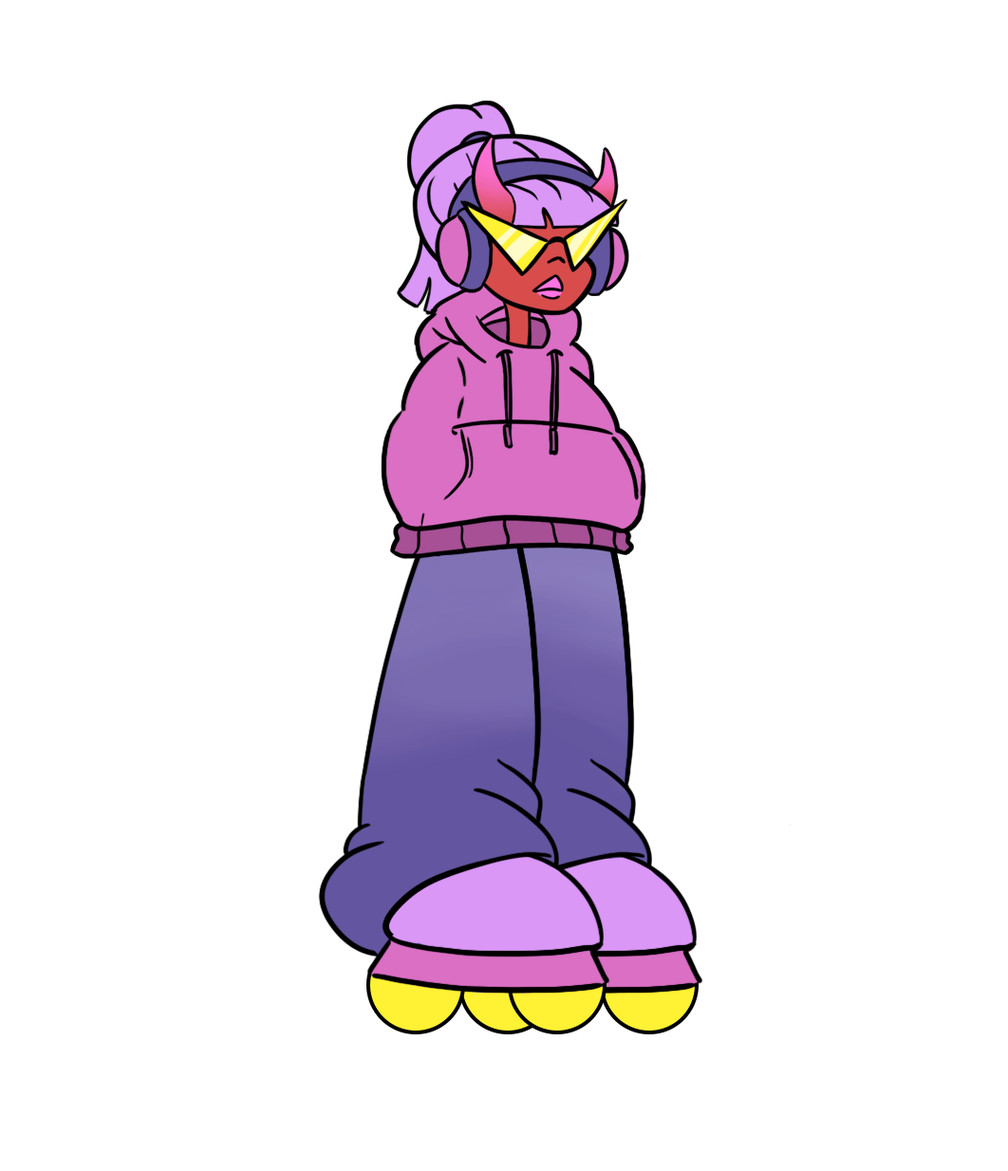
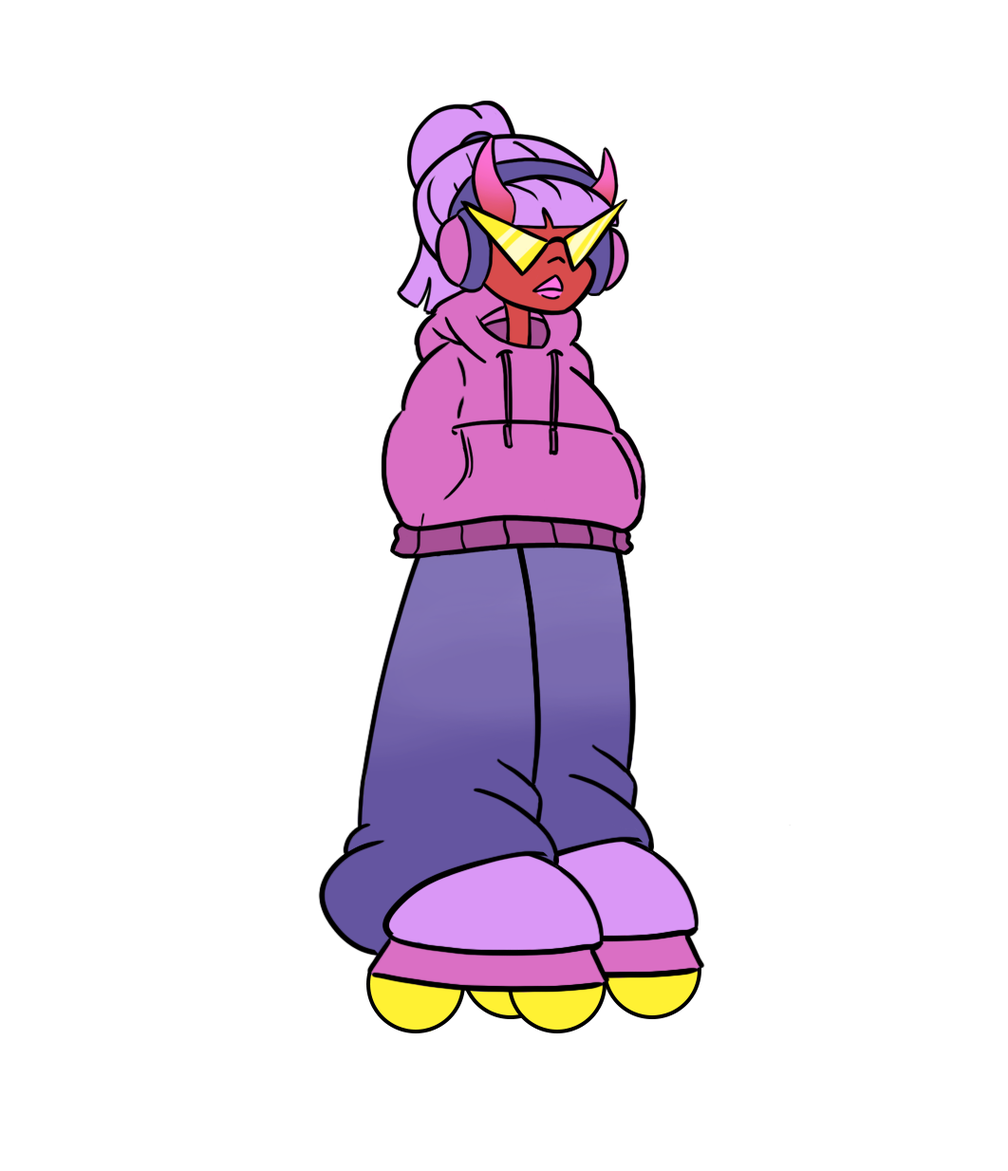
Comparing the layer stacks of the two 1008px x 1171px images. Changes:
added layer "skate L" above "Bein1 L" over [317, 833, 611, 1034]
added layer "Bein1 L" above "Bein2 L" over [509, 543, 540, 687]
renamed "skate L" to "Bein2 L", painted on it over [317, 686, 611, 1035]
removed layer "skate R" over [410, 758, 703, 1035]
removed layer "bein L" over [509, 543, 542, 831]
removed layer "bein R" over [509, 543, 635, 831]
added layer "skate R Kopie" above "Bein1 R Kopie" over [412, 819, 705, 1019]
added layer "Bein1 R Kopie" above "Bein2 R Kopie" over [509, 543, 635, 673]
added layer "Bein2 R Kopie" above "hüfte" over [509, 672, 655, 853]
